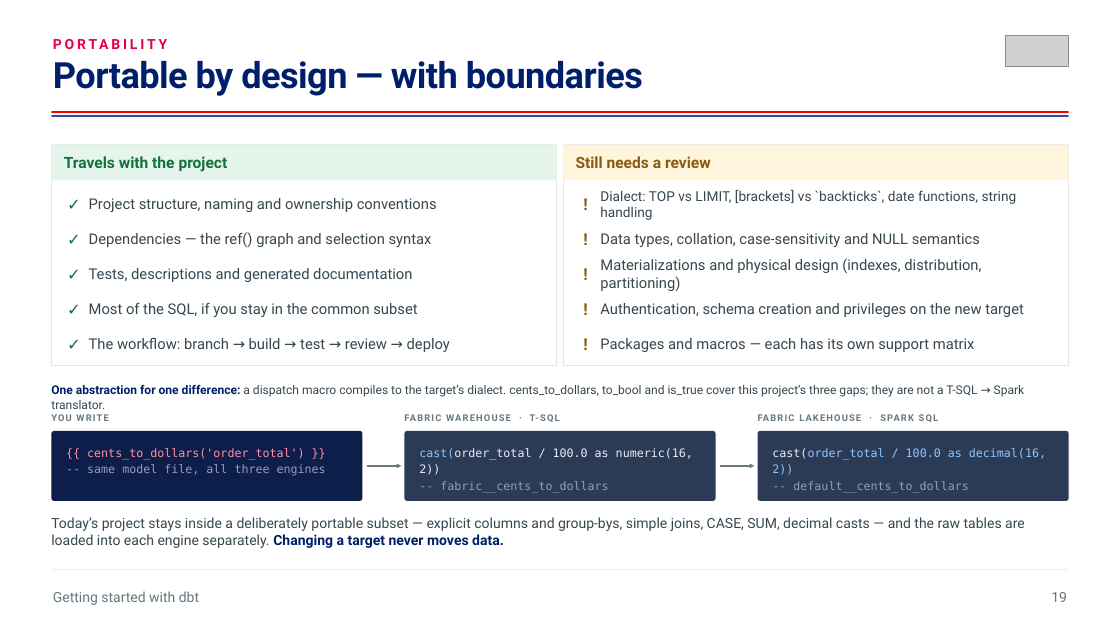
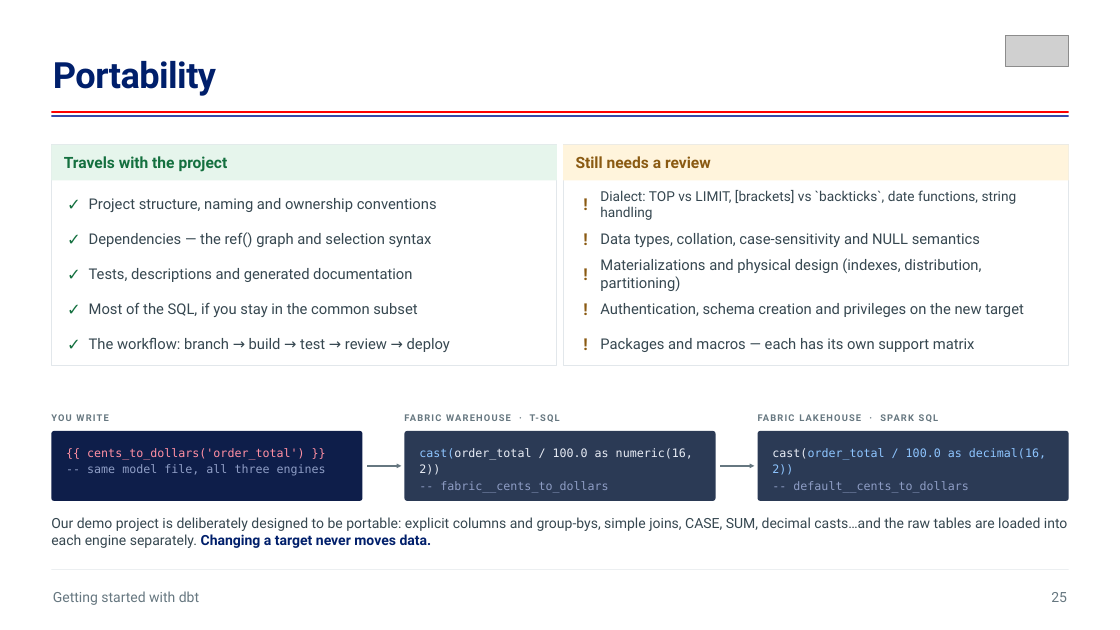
Before and after one commit to aboerger/getting-started-with-dbt, a slide deck: slide 27 of sql-as-software-getting-started-with-dbt.pptx (slide 22 before the commit). Drawn at 1120x630 pixels with LibreOffice and Linux fonts; fonts in the diff are those of the drawing; grey boxes stand for pictures. Boxes give left, top, right and bottom in pixels: in the first picture for what was removed or moved away, otherwise in the second. Text is boxed around its words. In the diff, an @@ line names an element or a change of style, - is before the commit and + after.

Commit message:
feat: demo tasks

```diff
--- a/sql-as-software-getting-started-with-dbt.pptx
+++ b/sql-as-software-getting-started-with-dbt.pptx
@@ text at (x1=53, y1=61, x2=216, y2=96): text changed; size 18 to 46.5 pt; text colour #E40046 to #001F6B @@
-PORTABILITY
+Portability
@@ text removed at (x1=53, y1=61, x2=643, y2=96) @@
-Portable by design — with boundaries
@@ text removed at (x1=51, y1=385, x2=944, y2=409) @@
-One abstraction for one difference: a dispatch macro compiles to the target’s dialect. cents_to_dollars, to_bool and is_true cover this project’s three gaps; they are not a T-SQL → Spark translator.
@@ text at (x1=51, y1=517, x2=1068, y2=548): text changed @@
-Today’s project stays inside a deliberately portable subset — explicit columns and group-bys, simple joins, CASE, SUM, decimal casts — and the raw tables are loaded into each engine separately. Changing a target never moves data.
+Our demo project is deliberately designed to be portable: explicit columns and group-bys, simple joins, CASE, SUM, decimal casts…and the raw tables are loaded into each engine separately. Changing a target never moves data.
@@ text at (x1=1051, y1=592, x2=1067, y2=602): text changed @@
-19
+25
```
Also in this commit, not shown: 29 other slides changed, 4 slides added, 1 slide removed, 2 other files.
